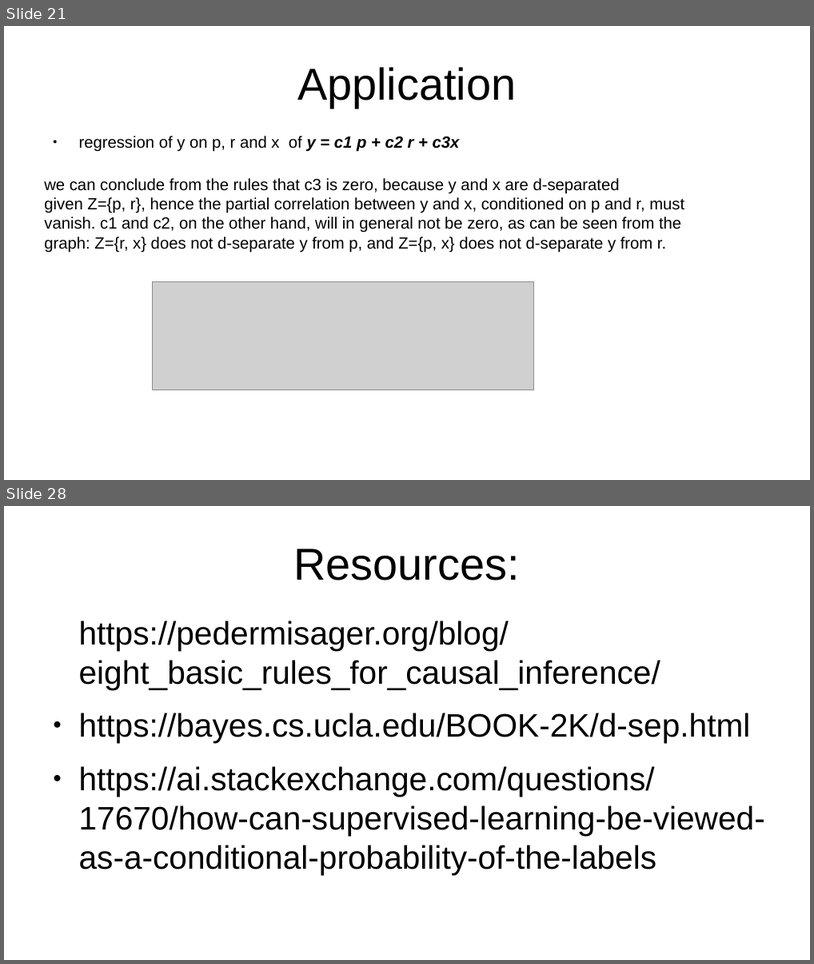
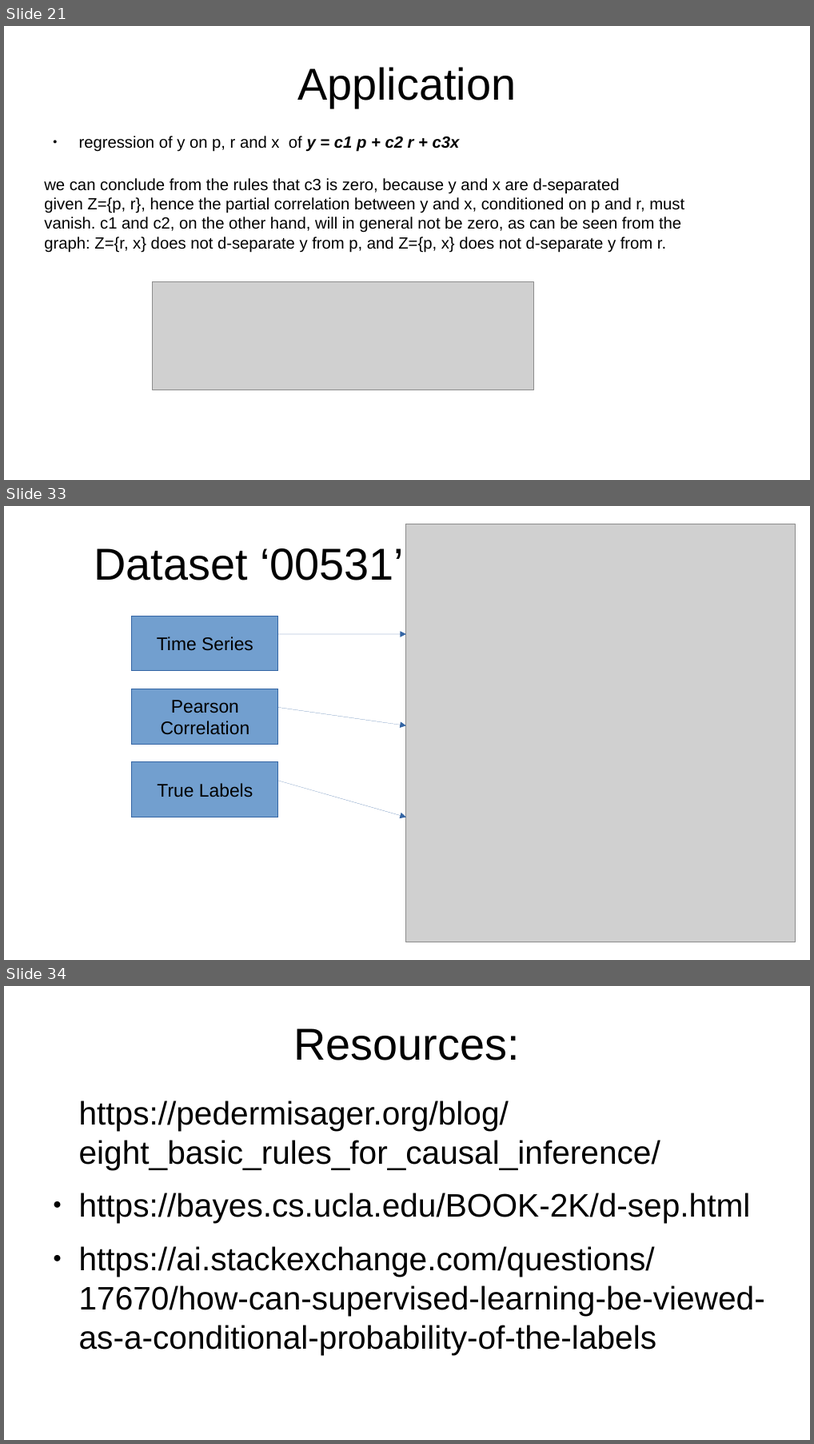
Before and after one commit to emoen/CausalityDiscoveryCrunchDAO, a slide deck: presentation/HIBRAIN_March_25.odp. Shown one above the other, each under a label of ours: slides 21 and 28 before the commit, slides 21, 33 and 34 after it; the slides between them are not shown. The pictures are 814x964 and 814x1444 pixels, drawn with LibreOffice and Linux fonts; fonts in the diff are those of the drawing; grey boxes stand for pictures. Boxes give left, top, right and bottom in pixels: in the first picture for what was removed or moved away, otherwise in the second. Text is boxed around its words. In the diff, an @@ line names an element or a change of style, - is before the commit and + after.

```diff
--- a/presentation/HIBRAIN_March_25.odp
+++ b/presentation/HIBRAIN_March_25.odp
@@ slide 33 added at [4,506,810,960], background #FFFFFF @@
@@ picture added at [406,524,796,942] @@
@@ title added at [94,548,404,580], 44 pt, text #000000 @@
+Dataset ‘00531’
@@ rectangle added at [132,616,278,671], fill #729FCF, outline #3465A4 0 pt, 18 pt, text #000000 @@
+Time Series
@@ arrow added from (278, 634) to (406, 634), #3465A4 0 pt @@
@@ rectangle added at [132,689,278,744], fill #729FCF, outline #3465A4 0 pt, 18 pt, text #000000 @@
+Pearson Correlation
@@ arrow added from (278, 708) to (406, 725), #3465A4 0 pt @@
@@ rectangle added at [132,762,278,817], fill #729FCF, outline #3465A4 0 pt, 18 pt, text #000000 @@
+True Labels
@@ arrow added from (278, 780) to (406, 817), #3465A4 0 pt @@
@@ what was slide 28 is now slide 34 @@
```
Also in this commit, not shown: 4 slides changed, 10 other slides added, 5 slides removed, 1 other file.
